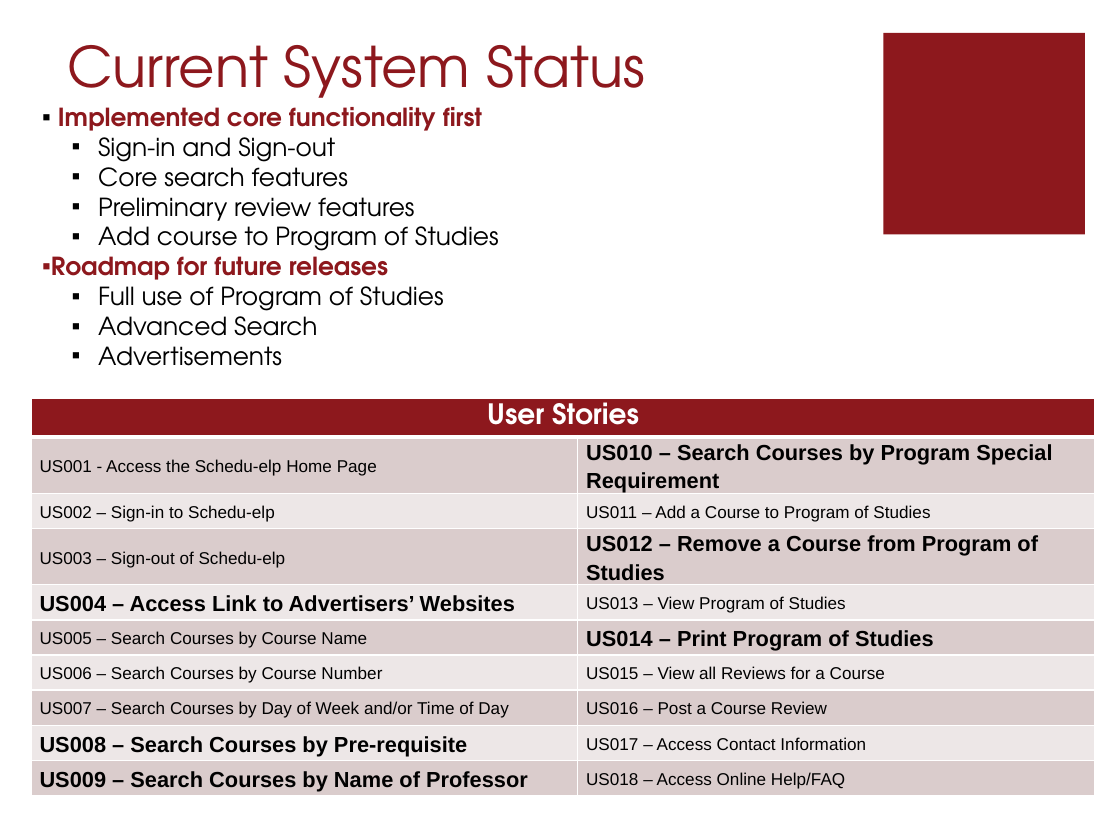
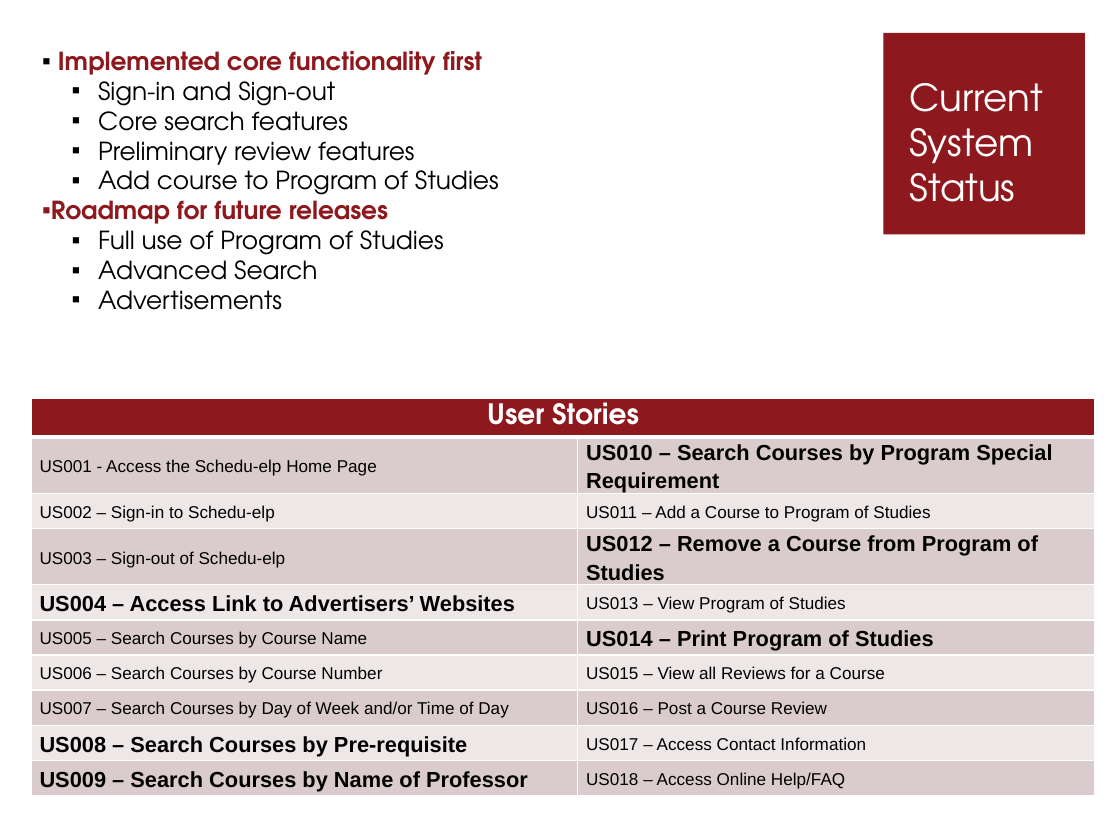
Before and after one commit to pganesan/schedu-elp, a slide deck: slide 8 of docs/Presentation_TeamGamma.pptx (slide 9 before the commit). Drawn at 1120x840 pixels with LibreOffice and Linux fonts; fonts in the diff are those of the drawing. Boxes give left, top, right and bottom in pixels: in the first picture for what was removed or moved away, otherwise in the second. Text is boxed around its words. In the diff, an @@ line names an element or a change of style, - is before the commit and + after.

```diff
--- a/docs/Presentation_TeamGamma.pptx
+++ b/docs/Presentation_TeamGamma.pptx
@@ text "Implemented core functionality first": place and size @@
-text "Implemented core functionality first" at [51, 107, 499, 366]
+text "Implemented core functionality first" at [51, 51, 499, 310]
@@ title "Current System Status": place and size @@
-title "Current System Status" at [67, 45, 645, 113]
+title "Current System Status" at [909, 83, 1043, 202]
@@ title "Current System Status" at [909, 83, 1043, 202]: size 36 to 24 pt, text colour #8D181D to #FFFFFF @@
```
Also in this commit, not shown: 5 other slides changed, 1 slide removed, 2 other files.
